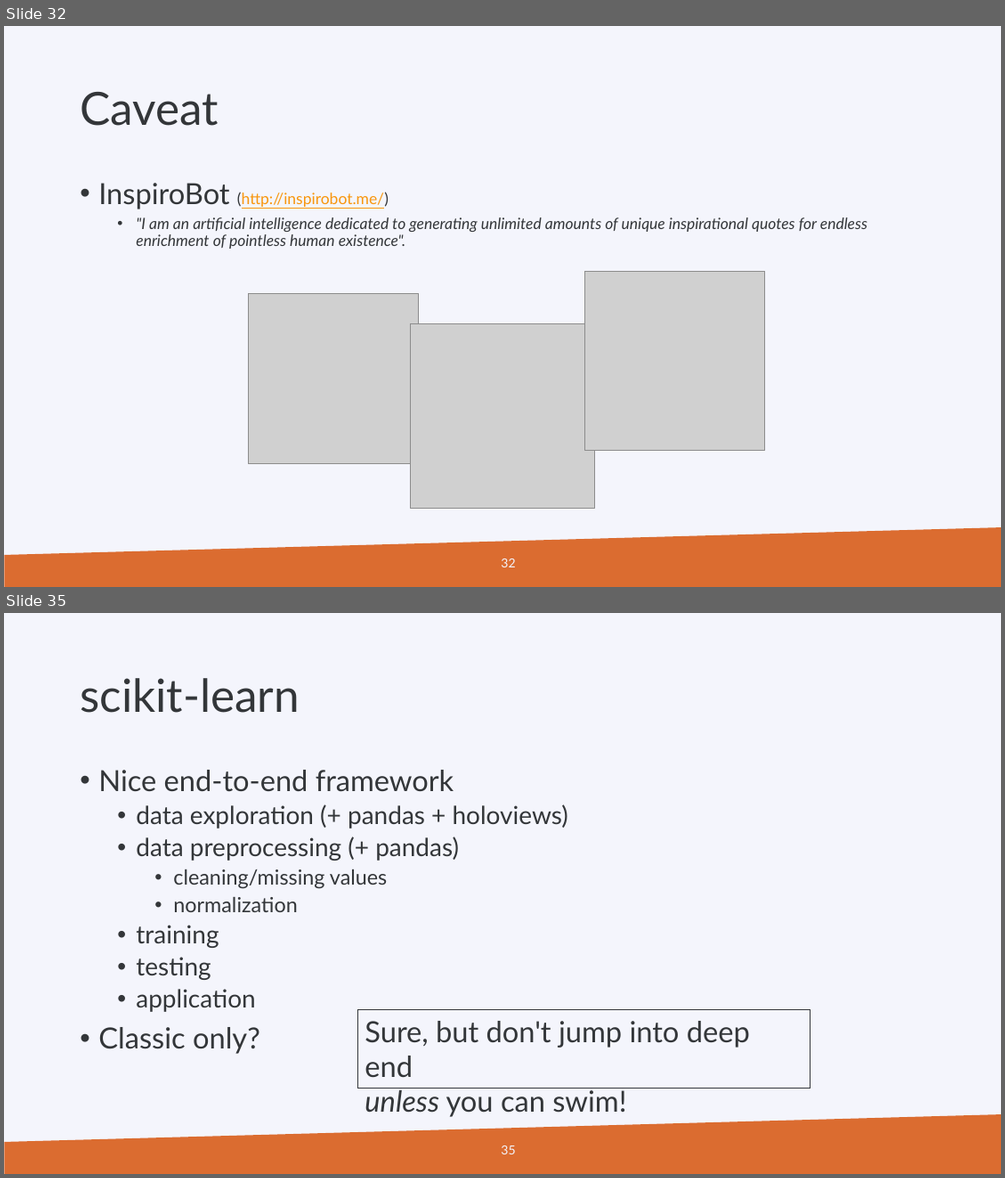
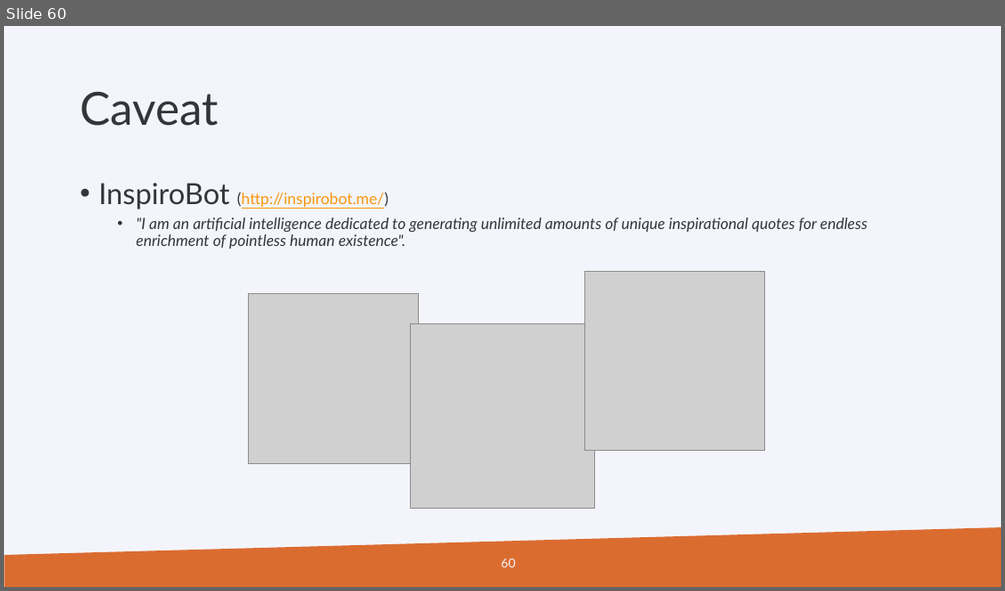
Before and after one commit to gjbex/Machine-learning-with-Python, a slide deck: python_for_machine_learning.pptx. Shown one above the other, each under a label of ours: slides 32 and 35 before the commit, slide 60 after it; the slides between them are not shown. The pictures are 1005x1178 and 1005x591 pixels, drawn with LibreOffice and Linux fonts; fonts in the diff are those of the drawing; grey boxes stand for pictures; background and template pictures are left out. Boxes give left, top, right and bottom in pixels: in the first picture for what was removed or moved away, otherwise in the second. Text is boxed around its words. In the diff, an @@ line names an element or a change of style, - is before the commit and + after.

```diff
--- a/python_for_machine_learning.pptx
+++ b/python_for_machine_learning.pptx
@@ slide 35 removed at [4,613,1001,1174], background #F4F5FC; not listed: 1 template element that a slide beside it also shows @@
@@ title removed at [80,678,299,713] @@
-scikit-learn
@@ text removed at [98,770,568,1054] @@
-• Nice end-to-end framework
-  • data exploration (+ pandas + holoviews)
-  • data preprocessing (+ pandas)
-    • cleaning/missing values
-    • normalization
-  • training
-  • testing
-  • application
-• Classic only?
@@ rectangle removed at [357,1009,810,1087] @@
-Sure, but don't jump into deep end
-unless you can swim!
@@ page number removed at [501,1145,515,1154] @@
-35
@@ what was slide 32 is now slide 60 @@
@@ page number at [501,558,515,567]: text changed @@
-32
+60
```
Also in this commit, not shown: 3 slides changed, 1 slide added, 2 other slides removed.
